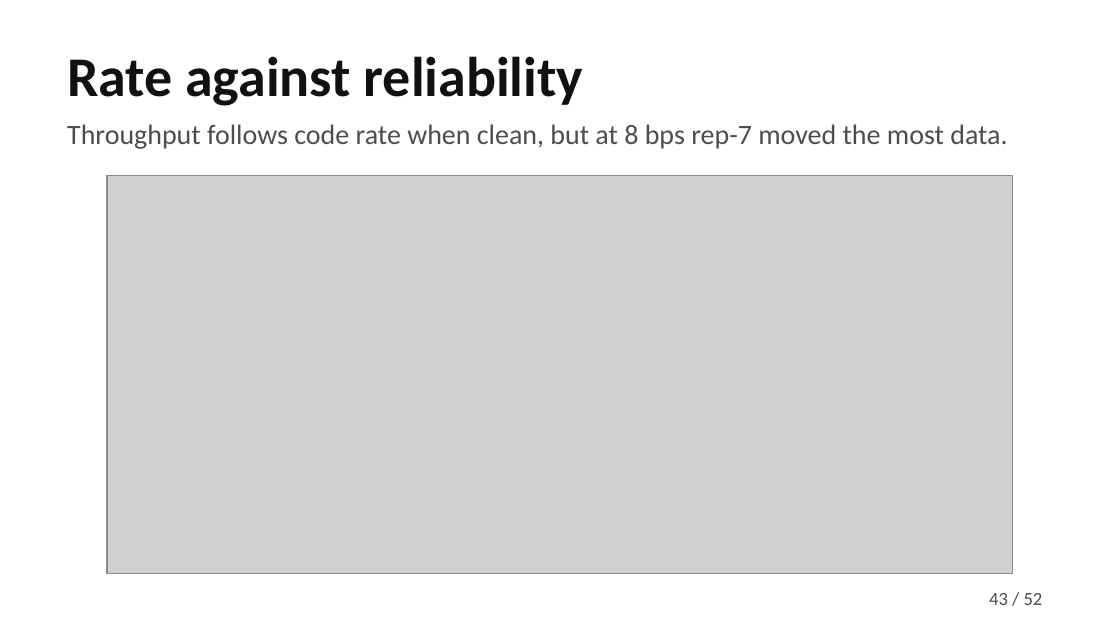
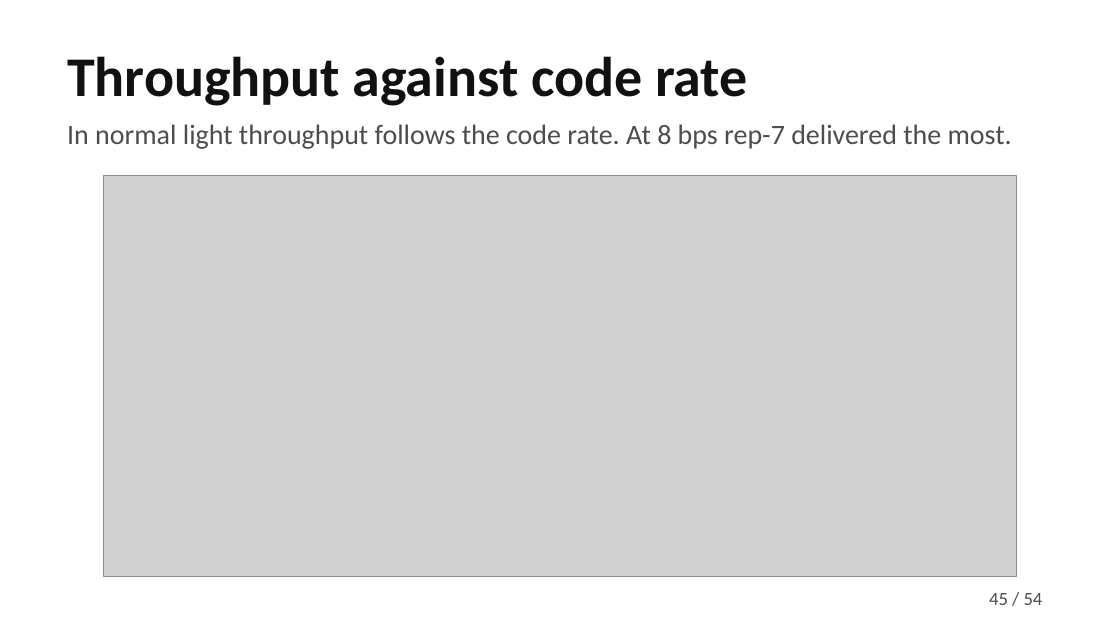
Before and after one commit to MuhammadMaazA/SamplingCW, a slide deck: slide 45 of presentation/gridlink-presentation.pptx (slide 43 before the commit). Drawn at 1120x630 pixels with LibreOffice and Linux fonts; fonts in the diff are those of the drawing; grey boxes stand for pictures. Boxes give left, top, right and bottom in pixels: in the first picture for what was removed or moved away, otherwise in the second. Text is boxed around its words. In the diff, an @@ line names an element or a change of style, - is before the commit and + after.

```diff
--- a/presentation/gridlink-presentation.pptx
+++ b/presentation/gridlink-presentation.pptx
@@ title at [67, 56, 748, 106]: text changed @@
-Rate against reliability
+Throughput against code rate
@@ text at [67, 124, 1012, 149]: text changed @@
-Throughput follows code rate when clean, but at 8 bps rep-7 moved the most data.
+In normal light throughput follows the code rate. At 8 bps rep-7 delivered the most.
@@ picture: place and size @@
-picture at [108, 176, 1014, 573]
+picture at [103, 176, 1017, 577]
@@ page number at [989, 593, 1008, 605]: text changed @@
-43
+45
@@ text at [1024, 593, 1043, 605]: text changed @@
-/ 52
+/ 54
```
Also in this commit, not shown: 40 other slides changed, 13 slides added, 11 slides removed, 42 other files.
